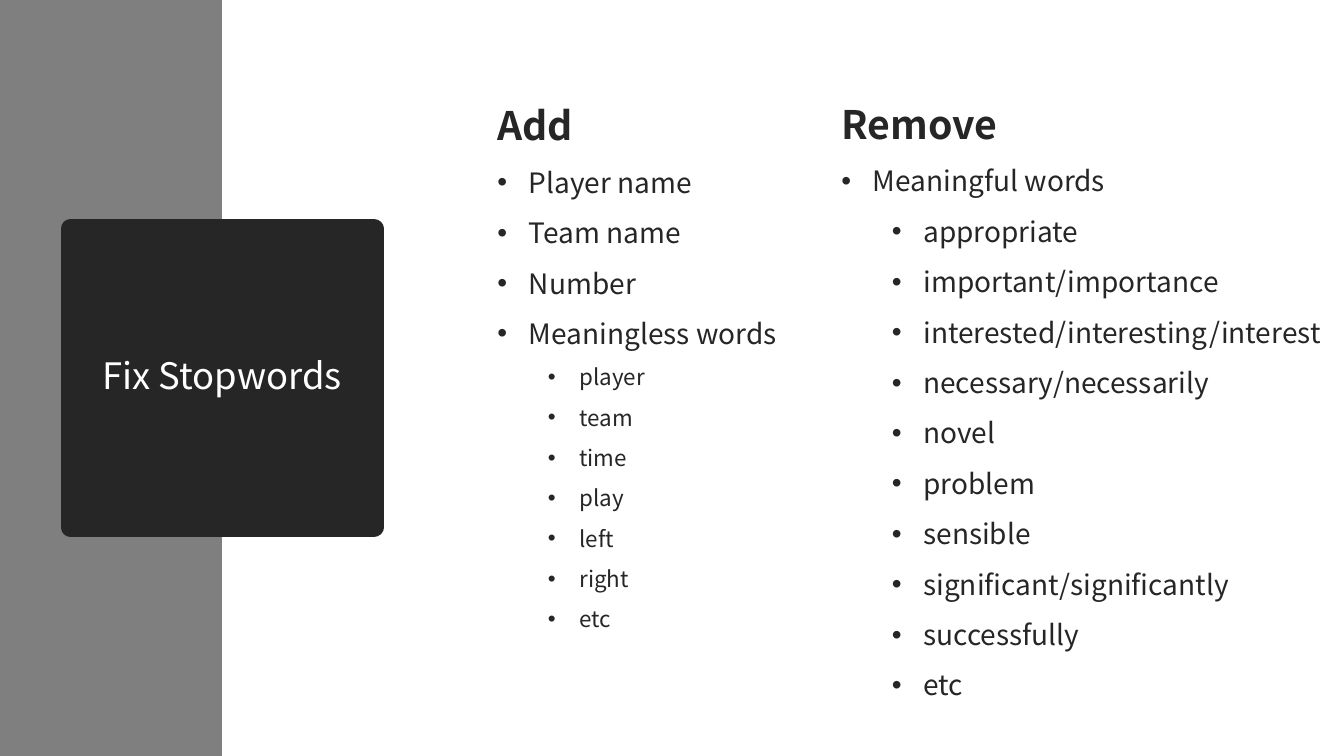
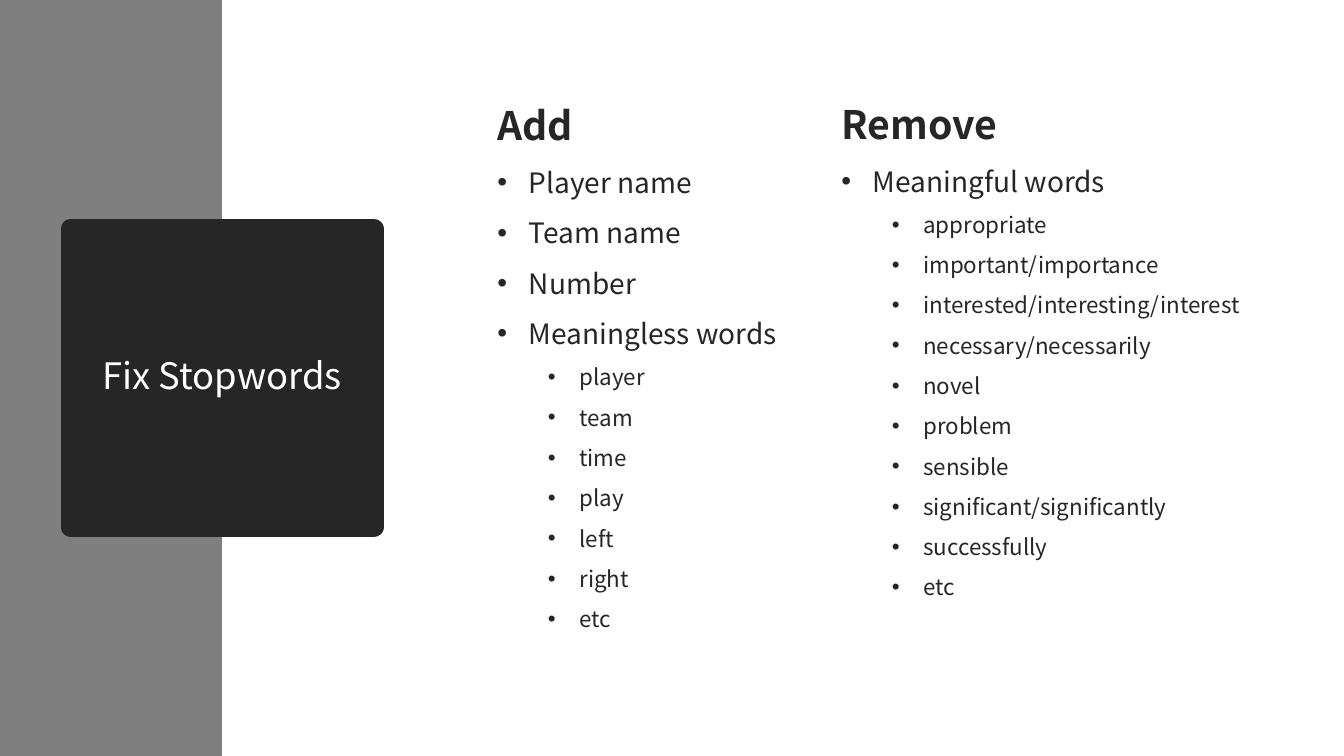
Before and after one commit to irun-soccer/irun, a slide deck: slide 9 of docs/nlp_IRun_05.pptx. Drawn at 1344x756 pixels with LibreOffice and Linux fonts; fonts in the diff are those of the drawing. Boxes give left, top, right and bottom in pixels: in the first picture for what was removed or moved away, otherwise in the second. Text is boxed around its words. In the diff, an @@ line names an element or a change of style, - is before the commit and + after.

```diff
--- a/docs/nlp_IRun_05.pptx
+++ b/docs/nlp_IRun_05.pptx
@@ text at [923,216,1239,596]: size 20 to 16 pt in "appropriate", "important/importance", "interested/interesting/interest", "necessary/necessarily" and 6 more places @@
```
Also in this commit, not shown: 3 other slides changed.
